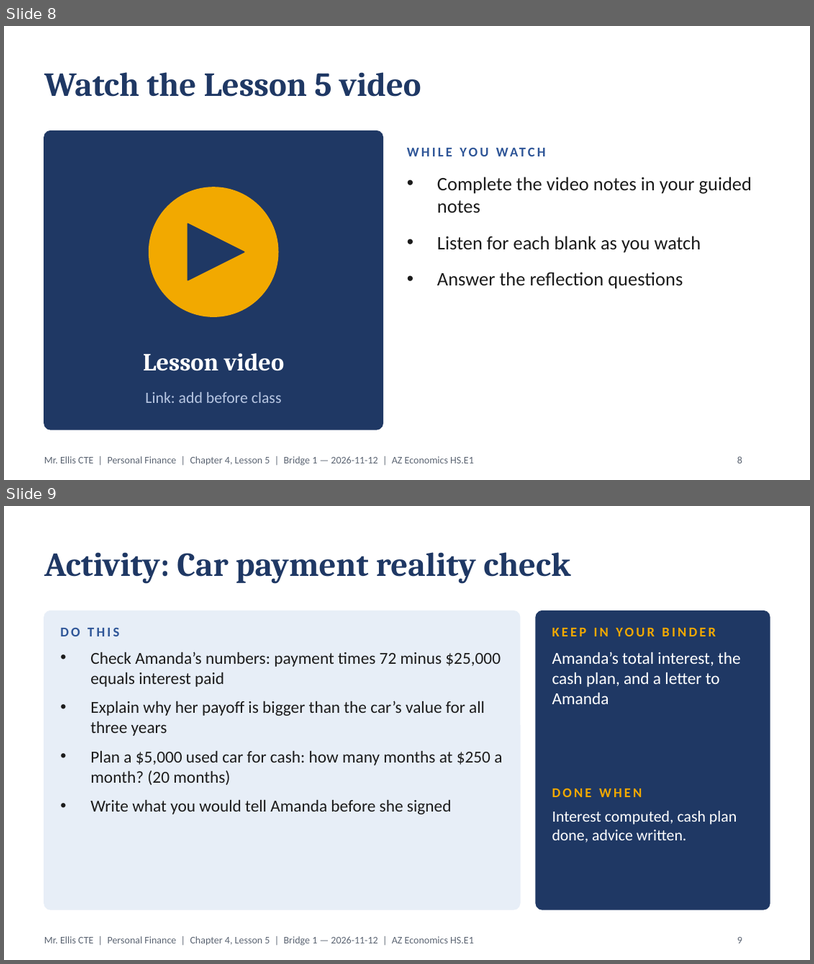
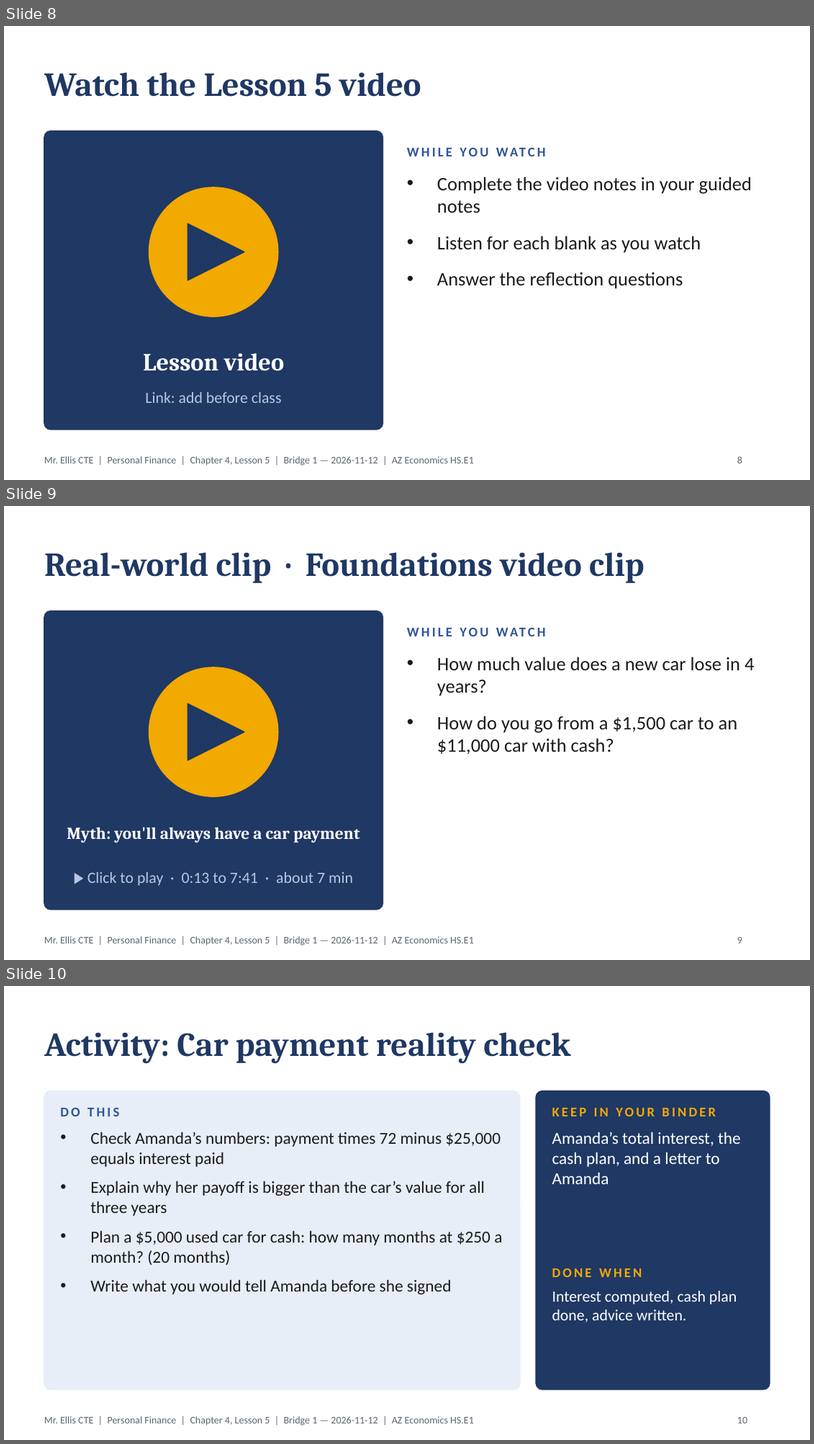
Before and after one commit to highgroundthree-art/electrical-el1-study-guides, a slide deck: financial-comprehension/personal/chapter-04/L5_The_Truth_About_Car_Loans.pptx. Shown one above the other, each under a label of ours: slides 8 and 9 before the commit, slides 8, 9 and 10 after it. The pictures are 814x964 and 814x1444 pixels, drawn with LibreOffice and Linux fonts; fonts in the diff are those of the drawing. Boxes give left, top, right and bottom in pixels: in the first picture for what was removed or moved away, otherwise in the second. Text is boxed around its words. In the diff, an @@ line names an element or a change of style, - is before the commit and + after.

```diff
--- a/financial-comprehension/personal/chapter-04/L5_The_Truth_About_Car_Loans.pptx
+++ b/financial-comprehension/personal/chapter-04/L5_The_Truth_About_Car_Loans.pptx
@@ slide 9 added at (x1=4, y1=506, x2=810, y2=960), background #FFFFFF; not listed: 1 template element that a slide beside it also shows @@
@@ title added at (x1=44, y1=552, x2=645, y2=583), 30 pt, text #1F3864, bold @@
+Real-world clip · Foundations video clip
@@ rounded rectangle added at (x1=44, y1=611, x2=383, y2=909), fill #1F3864, outline #1F3864 1 pt @@
@@ text added at (x1=407, y1=619, x2=770, y2=643), 12 pt, text #2E5597, bold @@
+WHILE YOU WATCH
@@ text added at (x1=437, y1=656, x2=754, y2=754), 17 pt, text #1B1B1B @@
+• How much value does a new car lose in 4 years?
+• How do you go from a $1,500 car to an $11,000 car with cash?
@@ ellipse added at (x1=149, y1=667, x2=278, y2=796), fill #F2A900, outline #F2A900 1 pt @@
@@ triangle added at (x1=188, y1=703, x2=244, y2=760), fill #1F3864, outline #1F3864 1 pt @@
@@ text added at (x1=67, y1=826, x2=360, y2=842), 15 pt, text #FFFFFF, bold @@
+Myth: you'll always have a car payment
@@ text added at (x1=88, y1=872, x2=353, y2=885), 14 pt, text #B8C7E3 @@
+▶ Click to play · 0:13 to 7:41 · about 7 min
@@ page number added at (x1=738, y1=937, x2=743, y2=943), 9 pt, text #5B6472 @@
+9
@@ what was slide 9 is now slide 10 @@
@@ page number at (x1=738, y1=1417, x2=748, y2=1423): text changed @@
-9
+10
```
Also in this commit, not shown: 34 other files.
